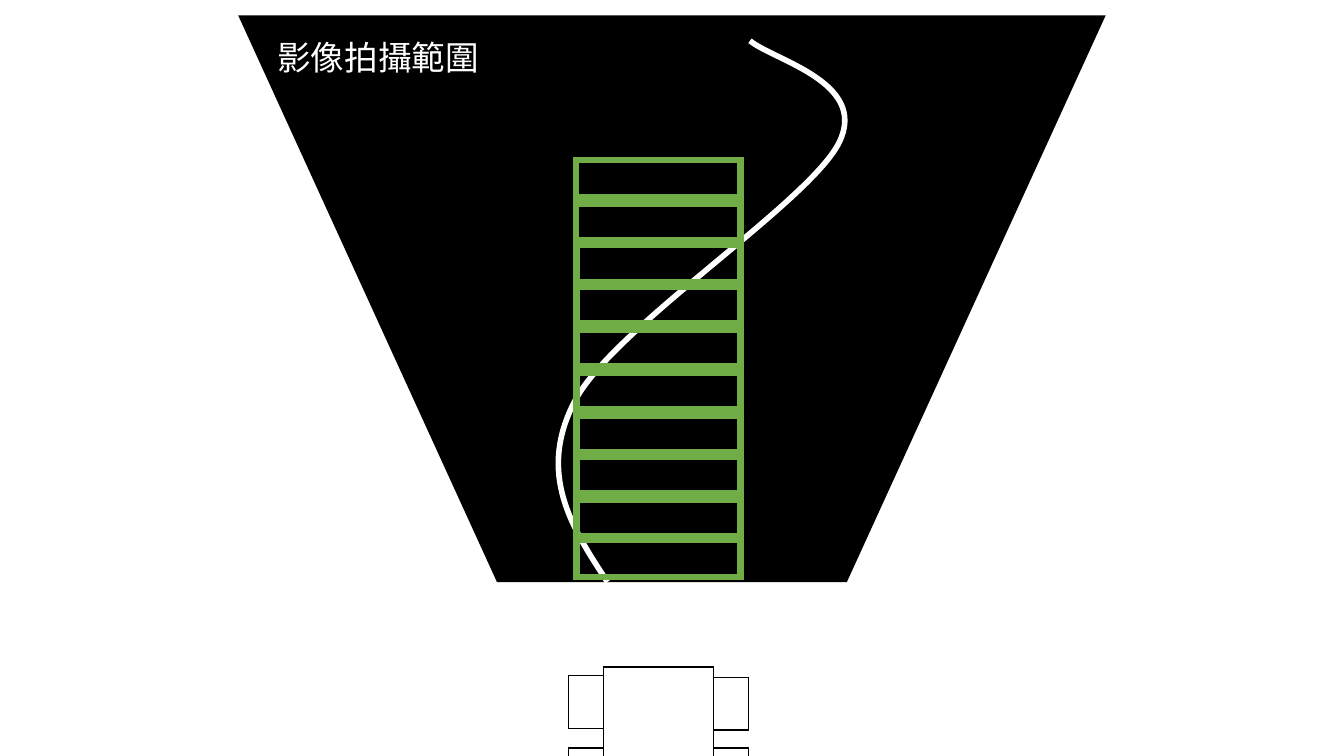
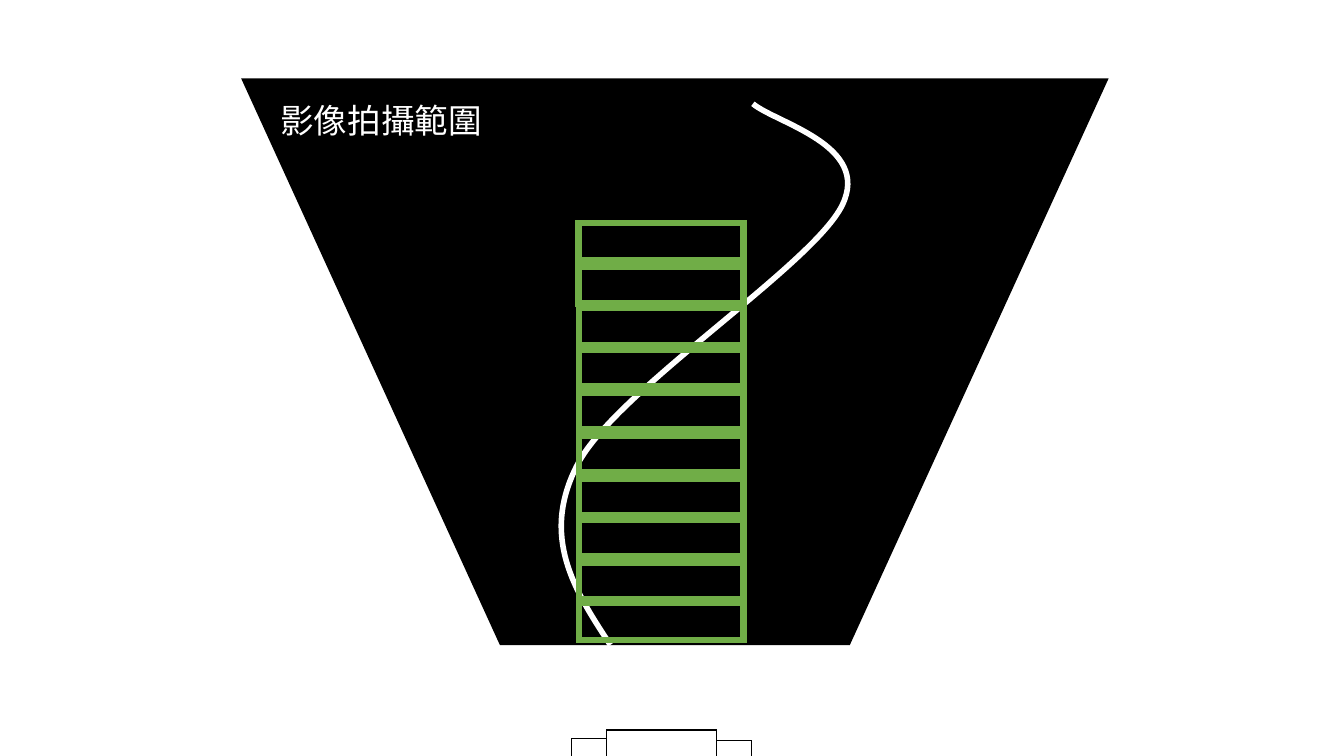
Before and after one commit to PrinceLego/Mechatronics_Integration, a slide deck: slide 4 of final_project/test.pptx. Drawn at 1344x756 pixels with LibreOffice and Linux fonts; fonts in the diff are those of the drawing. Boxes give left, top, right and bottom in pixels: in the first picture for what was removed or moved away, otherwise in the second. Text is boxed around its words. In the diff, an @@ line names an element or a change of style, - is before the commit and + after.

```diff
--- a/final_project/test.pptx
+++ b/final_project/test.pptx
@@ rectangle removed at [569,748,603,756] @@
@@ 10 frames, 2 rectangles, 1 text, 1 trapezoid, 1 freeform shape: place and size @@
-10 frames, 2 rectangles, 1 text, 1 trapezoid, 1 freeform shape at [238,15,1106,730]
+10 frames, 2 rectangles, 1 text, 1 trapezoid, 1 freeform shape at [241,79,1109,756]
@@ rectangle: place and size @@
-rectangle at [604,667,715,756]
+rectangle at [606,730,717,756]
@@ rectangle removed at [714,748,748,756] @@
```
Also in this commit, not shown: 1 slide added, 3 other files.
